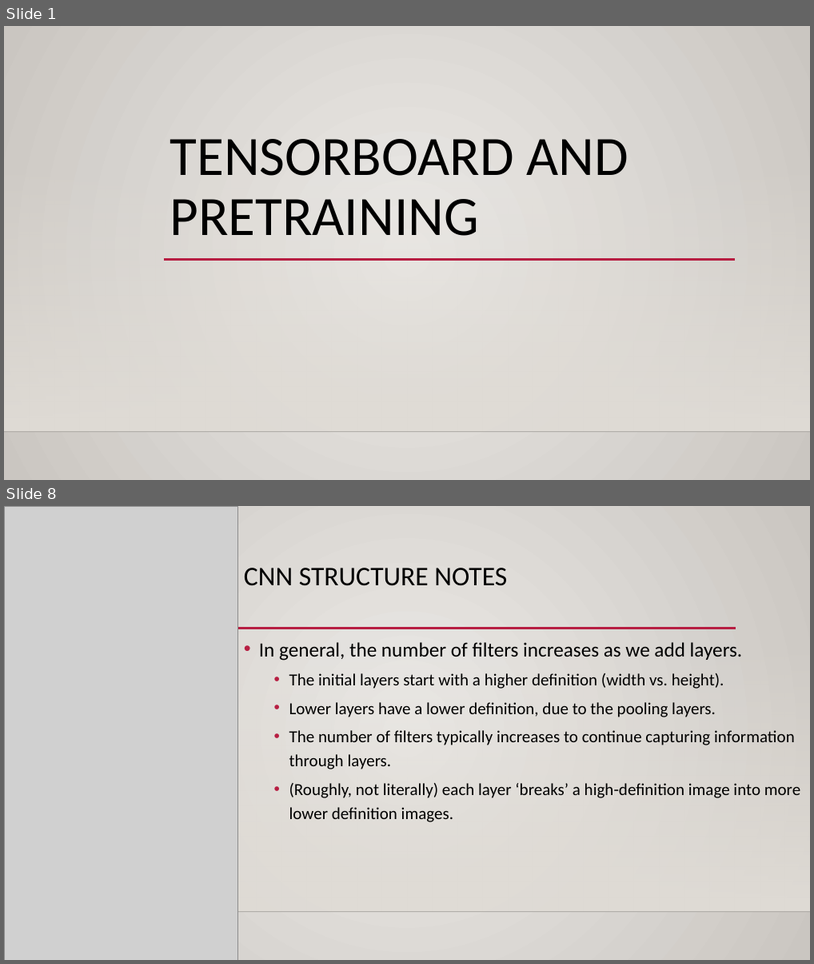
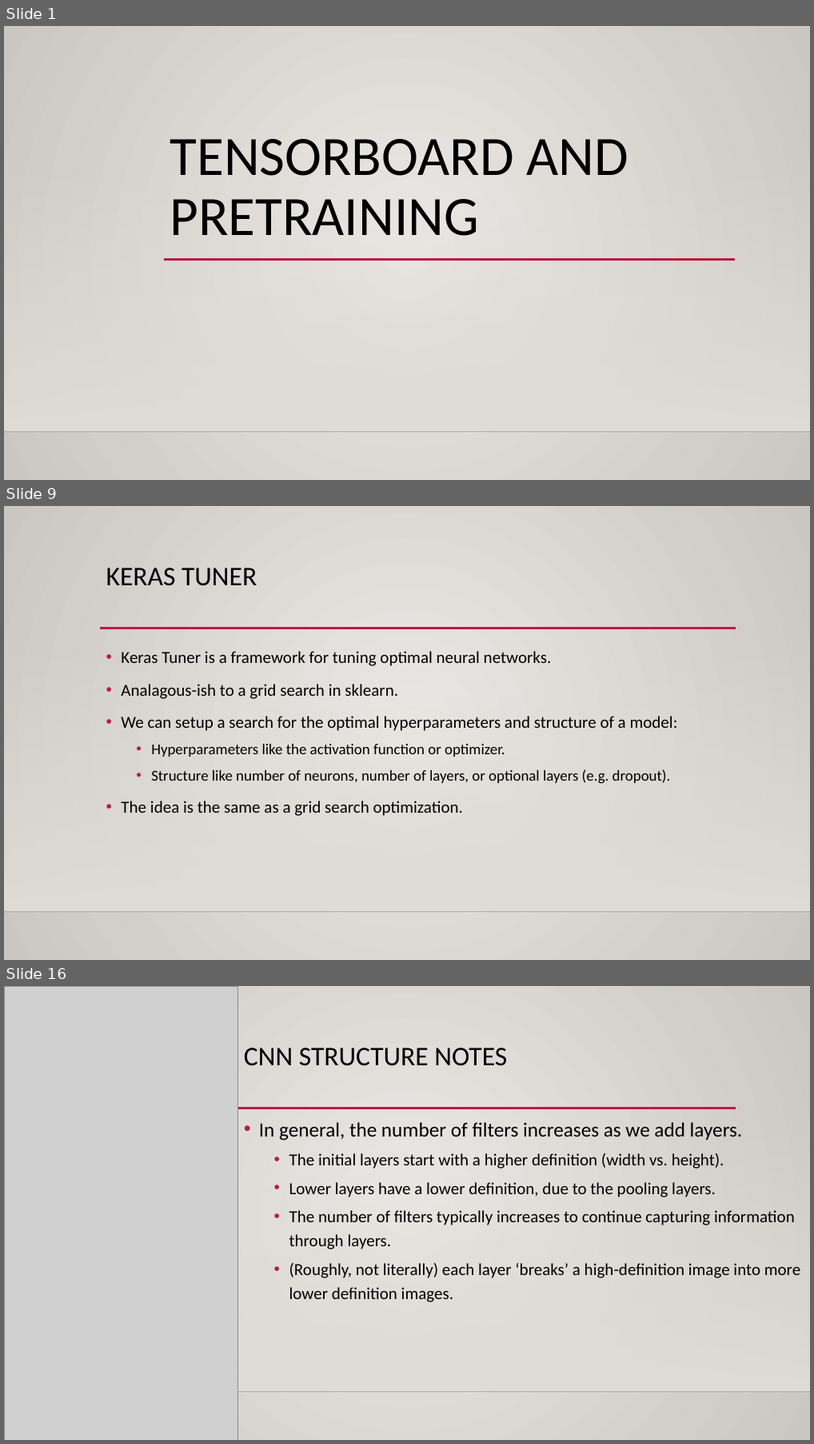
Before and after one commit to calvint13/Intro_to_Machine_Learning_Student_Workbooks, a slide deck: reference_content/Slides/tensorboard_cnn_2.pptx. Shown one above the other, each under a label of ours: slides 1 and 8 before the commit, slides 1, 9 and 16 after it; the slides between them are not shown. The pictures are 814x964 and 814x1444 pixels, drawn with LibreOffice and Linux fonts; fonts in the diff are those of the drawing; grey boxes stand for pictures; background and template pictures are left out. Boxes give left, top, right and bottom in pixels: in the first picture for what was removed or moved away, otherwise in the second. Text is boxed around its words. In the diff, an @@ line names an element or a change of style, - is before the commit and + after.

```diff
--- a/reference_content/Slides/tensorboard_cnn_2.pptx
+++ b/reference_content/Slides/tensorboard_cnn_2.pptx
@@ slide 9 added at <box>4,506,810,960</box>, background gradient #ECEAE7 to #CAC7C1; not listed: 3 template elements that a slide beside it also shows @@
@@ title added at <box>106,568,257,586</box>, 32 pt, text #000000 @@
+KERAS TUNER
@@ text added at <box>121,651,678,816</box>, 20 pt, text #000000 @@
+• Keras Tuner is a framework for tuning optimal neural networks.
+• Analagous-ish to a grid search in sklearn.
+• We can setup a search for the optimal hyperparameters and structure of a model:
+  • Hyperparameters like the activation function or optimizer.
+  • Structure like number of neurons, number of layers, or optional layers (e.g. dropout).
+• The idea is the same as a grid search optimization.
@@ what was slide 8 is now slide 16 @@
```
Also in this commit, not shown: 1 slide changed, 12 other slides added, 4 slides removed, 1 other file.
